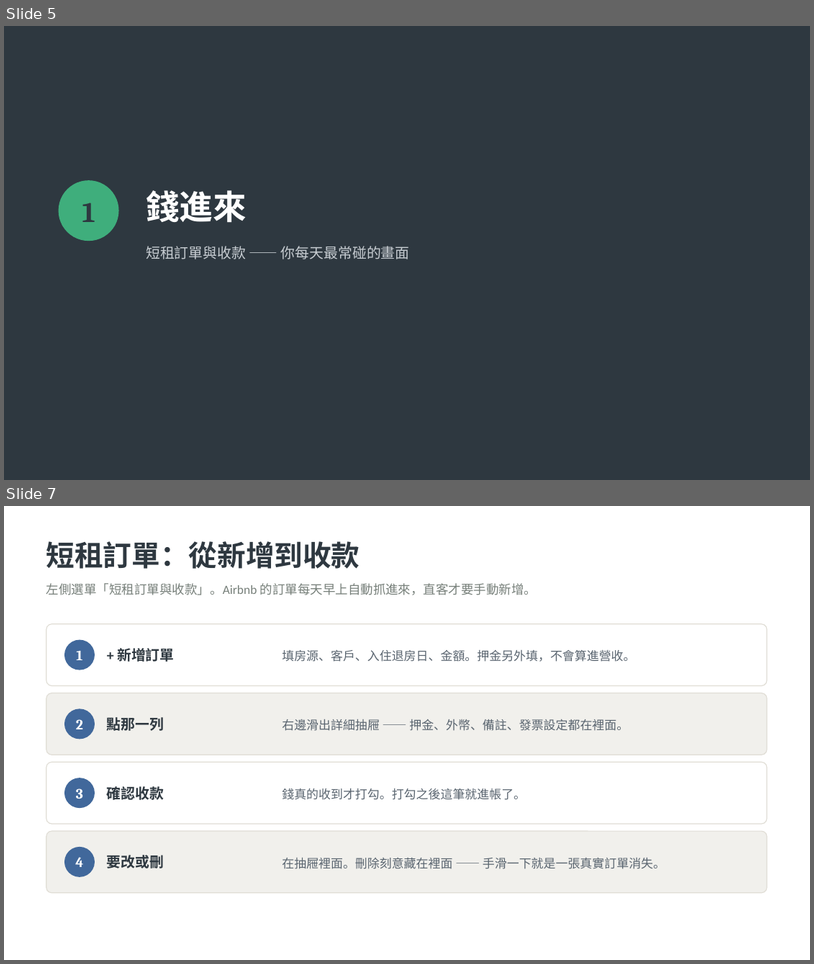
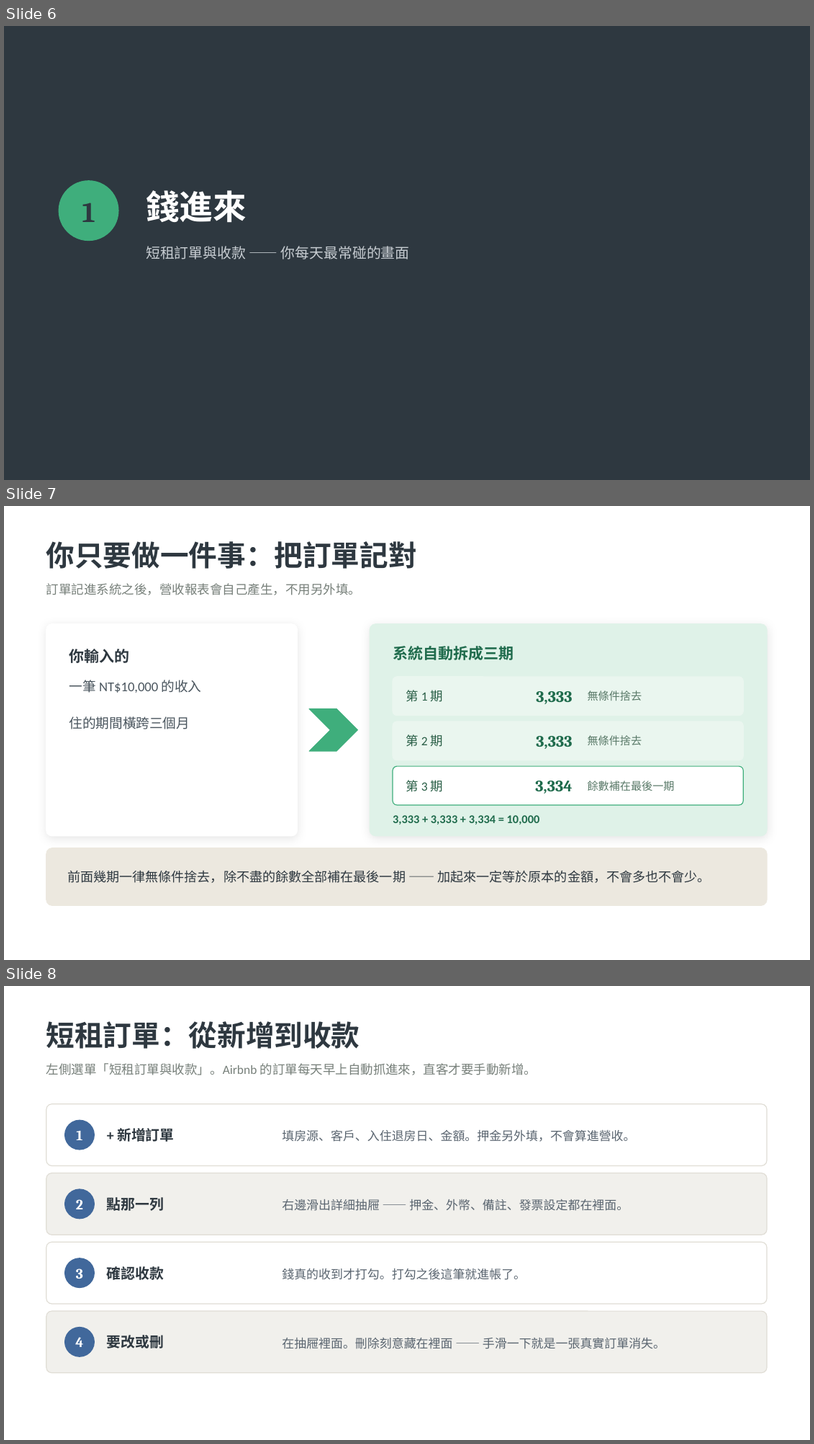
Before and after one commit to twlo79/anxing-web, a slide deck: docs/安幸上工ERP_管家操作說明.pptx. Shown one above the other, each under a label of ours: slides 5 and 7 before the commit, slides 6, 7 and 8 after it; the slides between them are not shown. The pictures are 814x964 and 814x1444 pixels, drawn with LibreOffice and Linux fonts; fonts in the diff are those of the drawing. Boxes give left, top, right and bottom in pixels: in the first picture for what was removed or moved away, otherwise in the second. Text is boxed around its words. In the diff, an @@ line names an element or a change of style, - is before the commit and + after.

```diff
--- a/docs/安幸上工ERP_管家操作說明.pptx
+++ b/docs/安幸上工ERP_管家操作說明.pptx
@@ slide 7 added at (4, 506, 810, 960), background #FFFFFF @@
@@ text added at (46, 541, 417, 569), 34 pt, text #2E3840, bold @@
+你只要做一件事：把訂單記對
@@ text added at (46, 583, 361, 595), 15 pt, text #77807A @@
+訂單記進系統之後，營收報表會自己產生，不用另外填。
@@ rounded rectangle added at (46, 624, 298, 836), fill #FFFFFF, outline #FFFFFF 1 pt @@
@@ rounded rectangle added at (370, 624, 767, 836), fill #DFF2E8, outline #DFF2E8 1 pt @@
@@ text added at (70, 649, 130, 663), 18 pt, text #2E3840, bold @@
+你輸入的
@@ text added at (393, 646, 514, 660), 18 pt, text #1F6B4C, bold @@
+系統自動拆成三期
@@ rounded rectangle added at (393, 677, 744, 716), fill #EAF6EF, outline #EAF6EF 1 pt @@
@@ text added at (70, 680, 202, 729), 16 pt, text #4A555E @@
+一筆 NT$10,000 的收入
+住的期間橫跨三個月
@@ text added at (406, 690, 443, 702), 15 pt, text #2A5F47 @@
+第 1 期
@@ text added at (536, 691, 572, 704), 19 pt, text #1F6B4C, bold @@
+3,333
@@ text added at (588, 690, 643, 700), 13 pt, text #5A7A69 @@
+無條件捨去
@@ chevron added at (309, 708, 358, 751), fill #3FAE7C, outline #3FAE7C 1 pt @@
@@ rounded rectangle added at (393, 721, 744, 760), fill #EAF6EF, outline #EAF6EF 1 pt @@
@@ text added at (406, 734, 443, 746), 15 pt, text #2A5F47 @@
+第 2 期
@@ text added at (536, 736, 572, 749), 19 pt, text #1F6B4C, bold @@
+3,333
@@ text added at (588, 735, 643, 745), 13 pt, text #5A7A69 @@
+無條件捨去
@@ rounded rectangle added at (393, 766, 744, 805), fill #FFFFFF, outline #3FAE7C 1 pt @@
@@ text added at (406, 780, 443, 792), 15 pt, text #2A5F47 @@
+第 3 期
@@ text added at (535, 780, 572, 793), 19 pt, text #1F6B4C, bold @@
+3,334
@@ text added at (588, 780, 675, 790), 13 pt, text #5A7A69 @@
+餘數補在最後一期
@@ text added at (393, 815, 540, 824), 14 pt, text #1F6B4C, bold @@
+3,333 + 3,333 + 3,334 = 10,000
@@ rounded rectangle added at (46, 848, 767, 906), fill #ECE8DF, outline #ECE8DF 1 pt @@
@@ text added at (67, 870, 711, 883), 15.5 pt, text #2E3840 @@
+前面幾期一律無條件捨去，除不盡的餘數全部補在最後一期 —— 加起來一定等於原本的金額，不會多也不會少。
@@ what was slide 5 is now slide 6 @@
@@ what was slide 7 is now slide 8 @@
```
Also in this commit, not shown: 8 slides changed, 3 other slides added, 1 slide removed, 4 other files.
